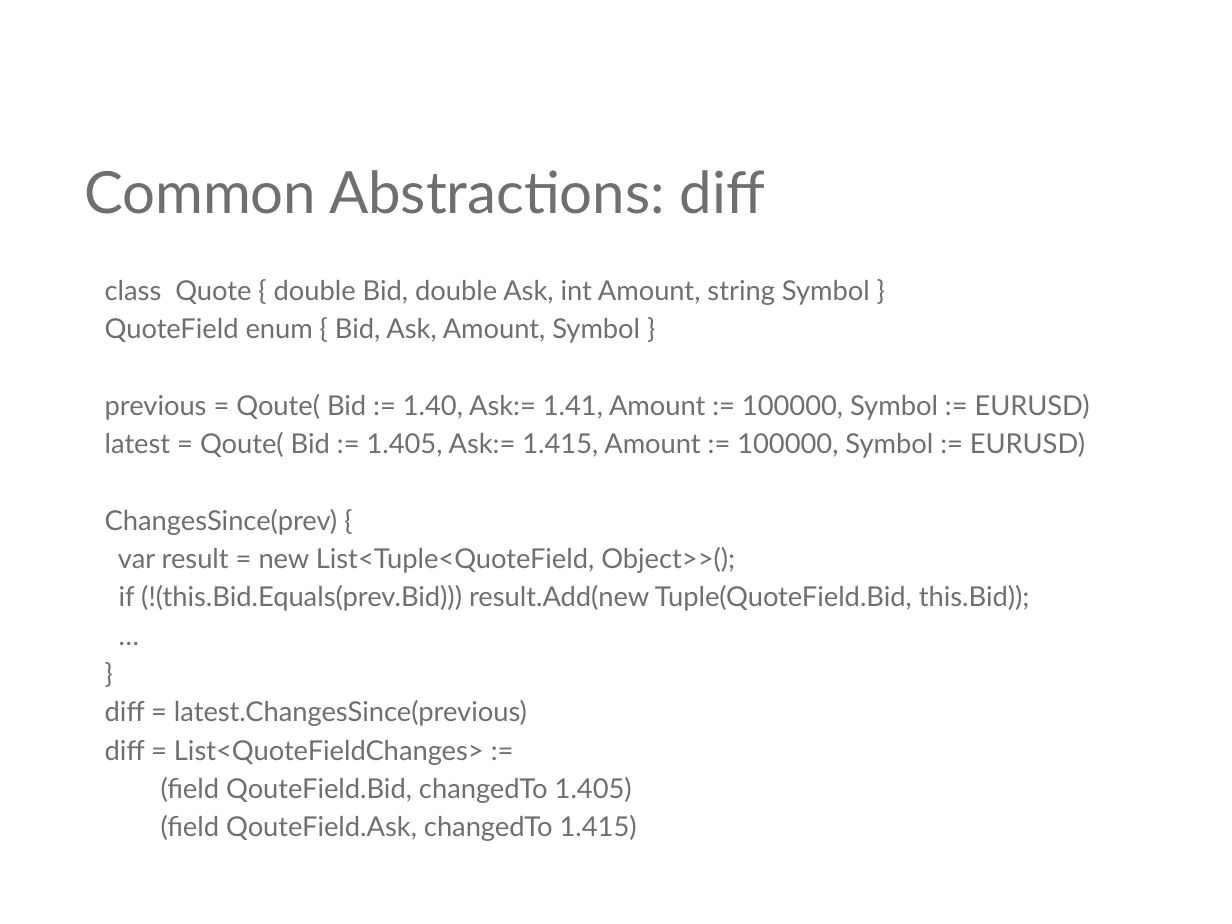
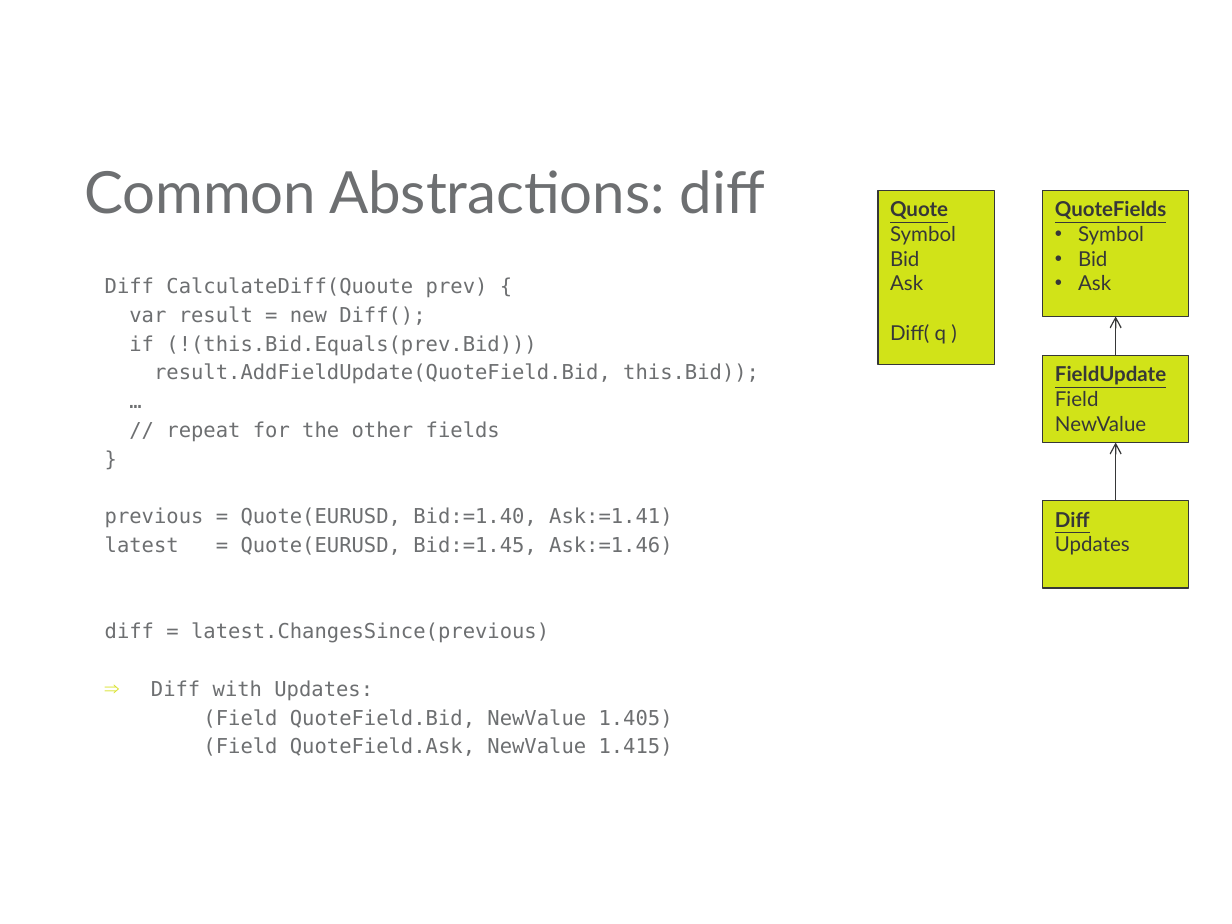
Before and after one commit to mjul/top-10-clojure-ndc-2011, a slide deck: slide 26 of Top Things to Learn From Clojure.pptx (slide 32 before the commit). Drawn at 1232x924 pixels with LibreOffice and Linux fonts; fonts in the diff are those of the drawing; background and template pictures are left out. Boxes give left, top, right and bottom in pixels: in the first picture for what was removed or moved away, otherwise in the second. Text is boxed around its words. In the diff, an @@ line names an element or a change of style, - is before the commit and + after.

```diff
--- a/Top Things to Learn From Clojure.pptx
+++ b/Top Things to Learn From Clojure.pptx
@@ rectangle added at (878,191,994,366), fill #D1E318, outline #363738 0.75 pt, 12 pt, text #363738 @@
+Quote
+Symbol
+Bid
+Ask
+Diff( q )
@@ rectangle added at (1042,191,1188,317), fill #D1E318, outline #363738 0.75 pt, 12 pt, text #363738 @@
+QuoteFields
+• Symbol
+• Bid
+• Ask
@@ text at (105,277,759,384): text changed; size 16 to 12 pt; font Lato to DejaVu Sans Mono @@
-class Quote { double Bid, double Ask, int Amount, string Symbol }
-QuoteField enum { Bid, Ask, Amount, Symbol }
-previous = Qoute( Bid := 1.40, Ask:= 1.41, Amount := 100000, Symbol := EURUSD)
-latest = Qoute( Bid := 1.405, Ask:= 1.415, Amount := 100000, Symbol := EURUSD)
-ChangesSince(prev) {
-var result = new List<Tuple<QuoteField, Object>>();
-if (!(this.Bid.Equals(prev.Bid))) result.Add(new Tuple(QuoteField.Bid, this.Bid));
+Diff CalculateDiff(Quoute prev) {
+var result = new Diff();
+if (!(this.Bid.Equals(prev.Bid)))
+result.AddFieldUpdate(QuoteField.Bid, this.Bid));
@@ arrow added from (1116, 355) to (1116, 317), #363738 0.75 pt @@
@@ rectangle added at (1042,355,1188,442), fill #D1E318, outline #363738 0.75 pt, 12 pt, text #363738 @@
+FieldUpdate
+Field
+NewValue
@@ text at (166,421,500,442): paragraph added @@
+// repeat for the other fields
@@ arrow added from (1116, 500) to (1116, 442), #363738 0.75 pt @@
@@ text at (105,507,672,555): paragraphs added @@
+previous = Quote(EURUSD, Bid:=1.40, Ask:=1.41)
+latest = Quote(EURUSD, Bid:=1.45, Ask:=1.46)
@@ rectangle added at (1042,500,1188,588), fill #D1E318, outline #363738 0.75 pt, 12 pt, text #363738 @@
+Diff
+Updates
@@ text at (105,622,549,643): size 16 to 12 pt, font Lato to DejaVu Sans Mono in "…", "}", "diff = latest.ChangesSince(previous)" @@
@@ text at (151,680,673,756): text changed; size 16 to 12 pt; font Lato to DejaVu Sans Mono @@
-diff = List<QuoteFieldChanges> :=
-(field QouteField.Bid, changedTo 1.405)
-(field QouteField.Ask, changedTo 1.415)
+⇒ Diff with Updates:
+(Field QuoteField.Bid, NewValue 1.405)
+(Field QuoteField.Ask, NewValue 1.415)
```
Also in this commit, not shown: 11 other slides changed.
